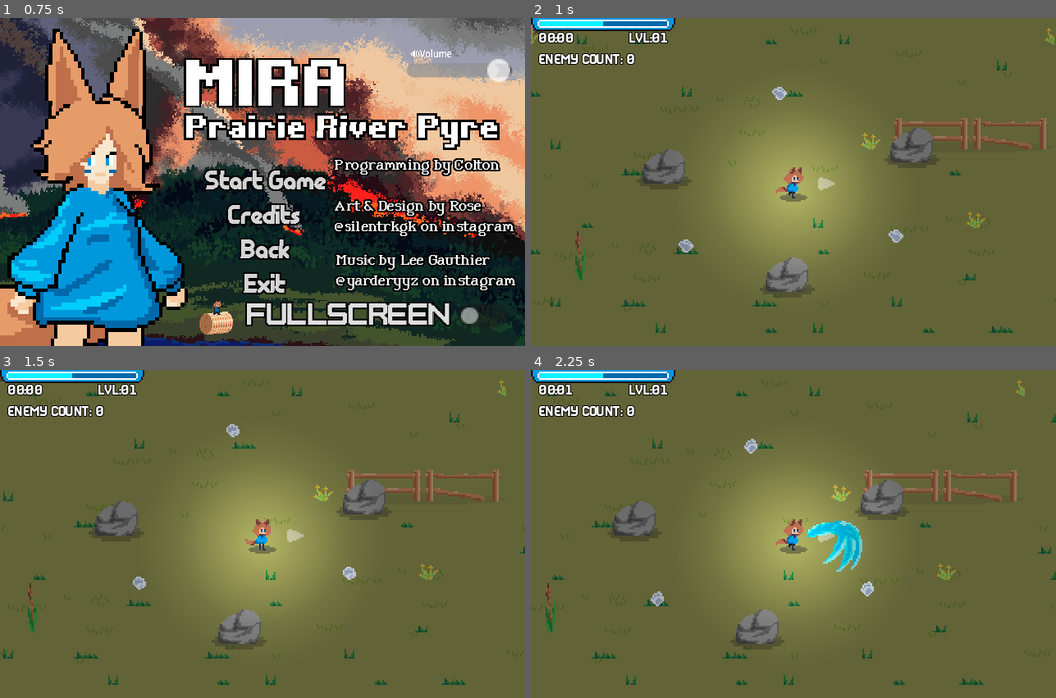
Above: before the commit, frames 1-4 (two rows, left to right).
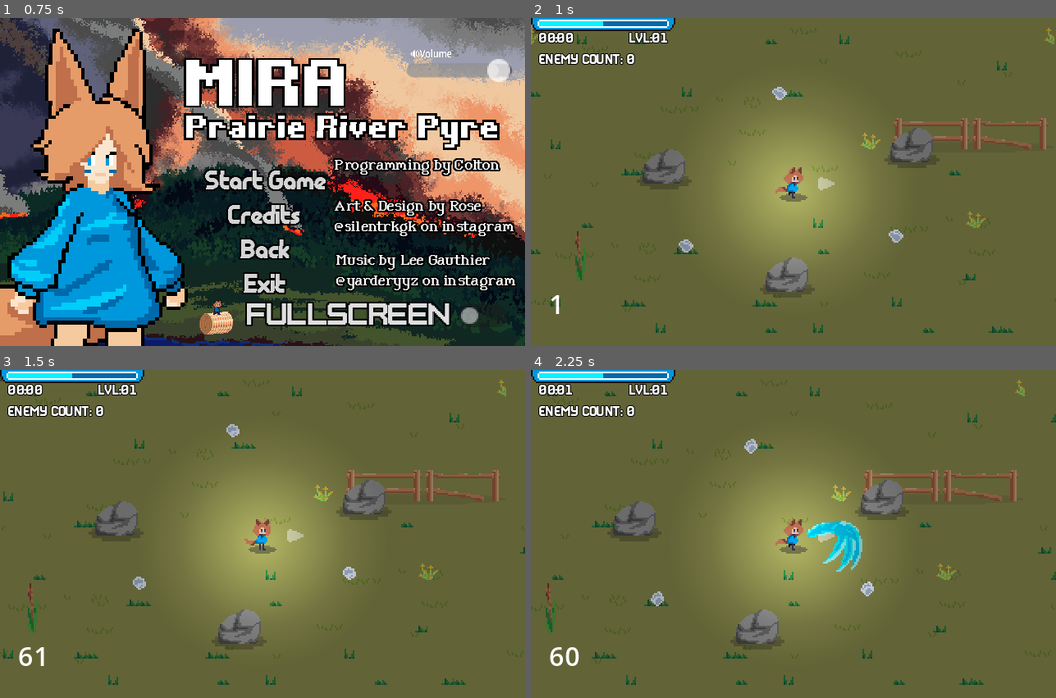
Above: after the commit, the same moments.

Repository: ColtonPhillips/its-spreading
Game: Godot game, scene res://scenes/gui/story/story_menu.tscn
Two runs of this game, one before a commit and one after it. Both use one fixed random seed, a clock stepped at 60 frames per second and the inputs below. Sound files missing from this copy of the repository are replaced by a short silence.
Inputs (mouse positions are in pixels of both pictures, inside the frame that each line leads up to):
- Up to frame 1 (0.75 s): tap Enter (ui_accept) at 0.5 s; move the mouse to (378, 165) at 0.52 s; hold D (move_right) from 0.53 s (still down); click (378, 165) at 0.6 s
- Up to frame 2 (1 s): keep holding D (move_right); tap Enter (ui_accept) at 0.77 s
- Up to frame 3 (1.5 s): release D (move_right) at 1.25 s; drag from (157, 550) to (231, 435) at 1.27 s
- Up to frame 4 (2.25 s): move the mouse to (846, 461) at 2.02 s; hold D (move_right) from 2.03 s (still down); click (846, 461) at 2.1 s

Frame 1 is identical in both runs. In frame 2, less than 0.1% of the frame differs, in the area x 3-6%, y 84-91%; in frame 3, 0.1%; in frame 4, 0.2%, in the area x 3-10%, y 84-91%.

Commit message:
enable exp fps meter

Diff:
--- a/scenes/components/exp_bar_component/exp_bar_component.tscn
+++ b/scenes/components/exp_bar_component/exp_bar_component.tscn
@@ -6,6 +6,7 @@
 
 [node name="ExpBarComponent" type="CanvasLayer"]
 script = ExtResource("1_6dl4t")
+fps_meter_enabled = true
 
 [node name="TextureProgressBar" type="TextureProgressBar" parent="."]
 offset_right = 88.0
@@ -15,7 +16,7 @@
 texture_progress_offset = Vector2(5, 0)
 
 [node name="FPSMeter" type="Label" parent="."]
-offset_left = 5.0
-offset_top = 19.0
-offset_right = 45.0
-offset_bottom = 42.0
+offset_left = 11.0
+offset_top = 163.0
+offset_right = 51.0
+offset_bottom = 186.0
